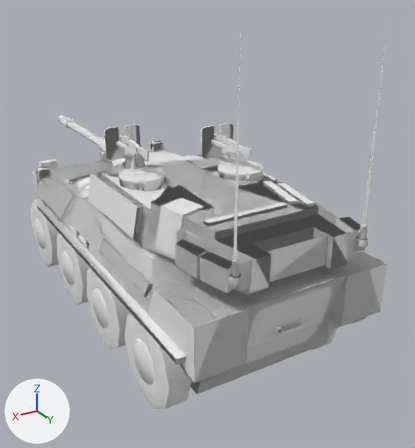
Before and after pictures for a commit that changed the glTF model src/main/resources/combinedassault_packs/combinedassault/assets/combinedassault/models/ground/centauro/centauro.glb.
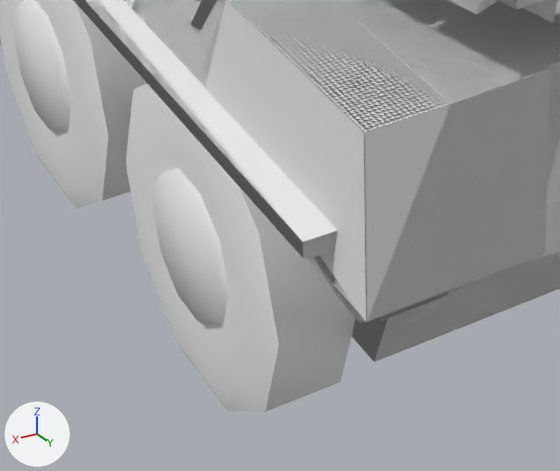
The first picture shows the older version from a 50 mm camera at (3.94, 7.51, 5.32) aimed at (-0.75, -0.32, 1.41). The close-ups show the older and then the newer version on the part from 21% to 60% of the width and 64% to 95% of the height of that picture. Only the edits that show in the close-ups are written down. The axes (+X, +Y, +Z) are drawn at lower left. The lights are the same throughout. Objects named as collision shapes, trigger or cutter boxes, shadow casters or lower levels of detail are left out. Where no turn or scale is listed for an object, it has been applied to the vertices.

The first close-up shows 'body', 'body_back', 'rear_door', 'turret', 'wheel_2_l', 'wheel_3_l'.
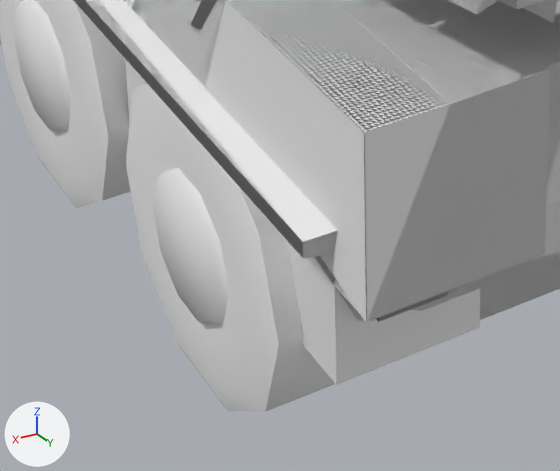
What differs and where, as boxes [x1, y1, x2, y2] in the close-ups (560 x 471 px):
'hit_fuel_left', added: after [125, 59, 480, 385]

What the commit changed:
Mesh me_hit_fuel_left is new.
It is a box spanning x 0.7..1.3, y 0.8..2.6, z 0.6..1.3.
Object 'hit_fuel_left' (ob_hit_fuel_left) is new; it shows me_hit_fuel_left.
Its location is (0.0, 0.0, 0.0).
